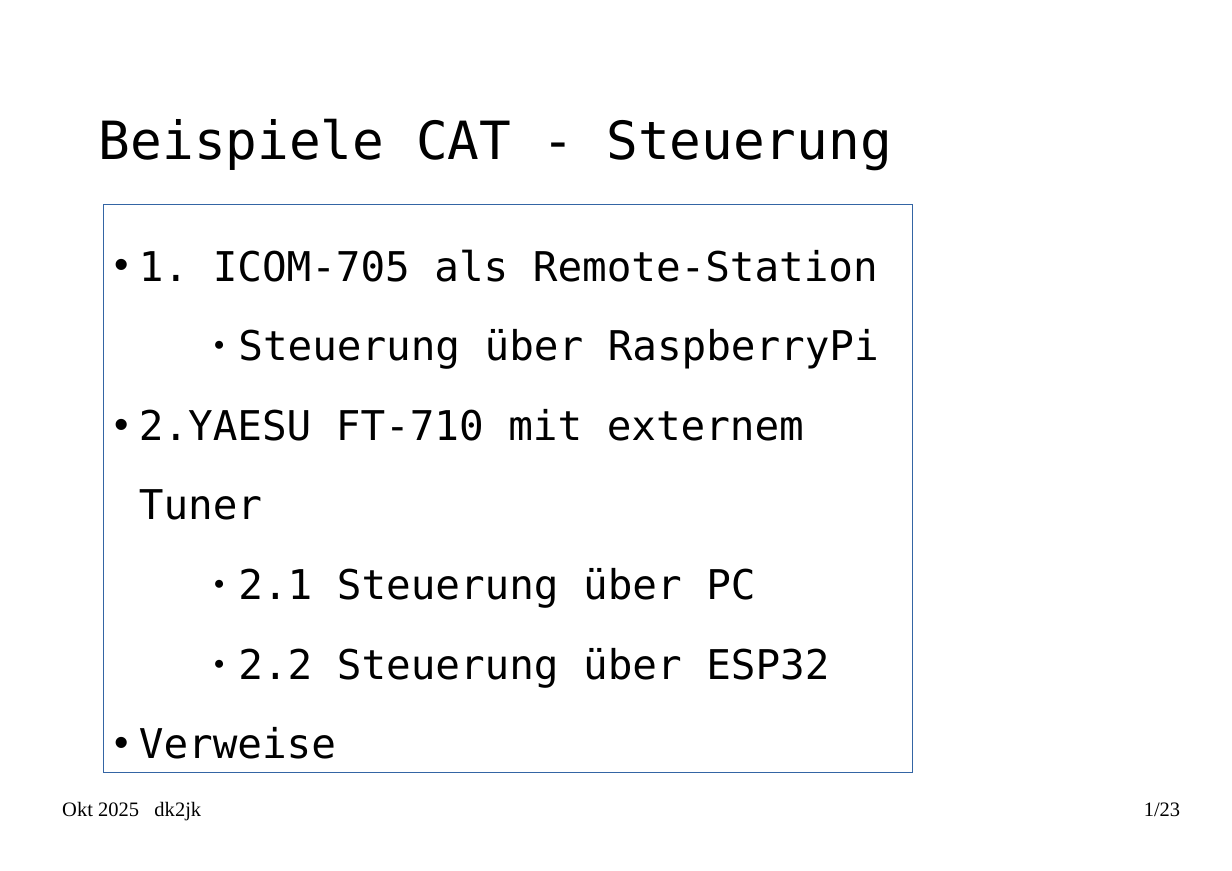
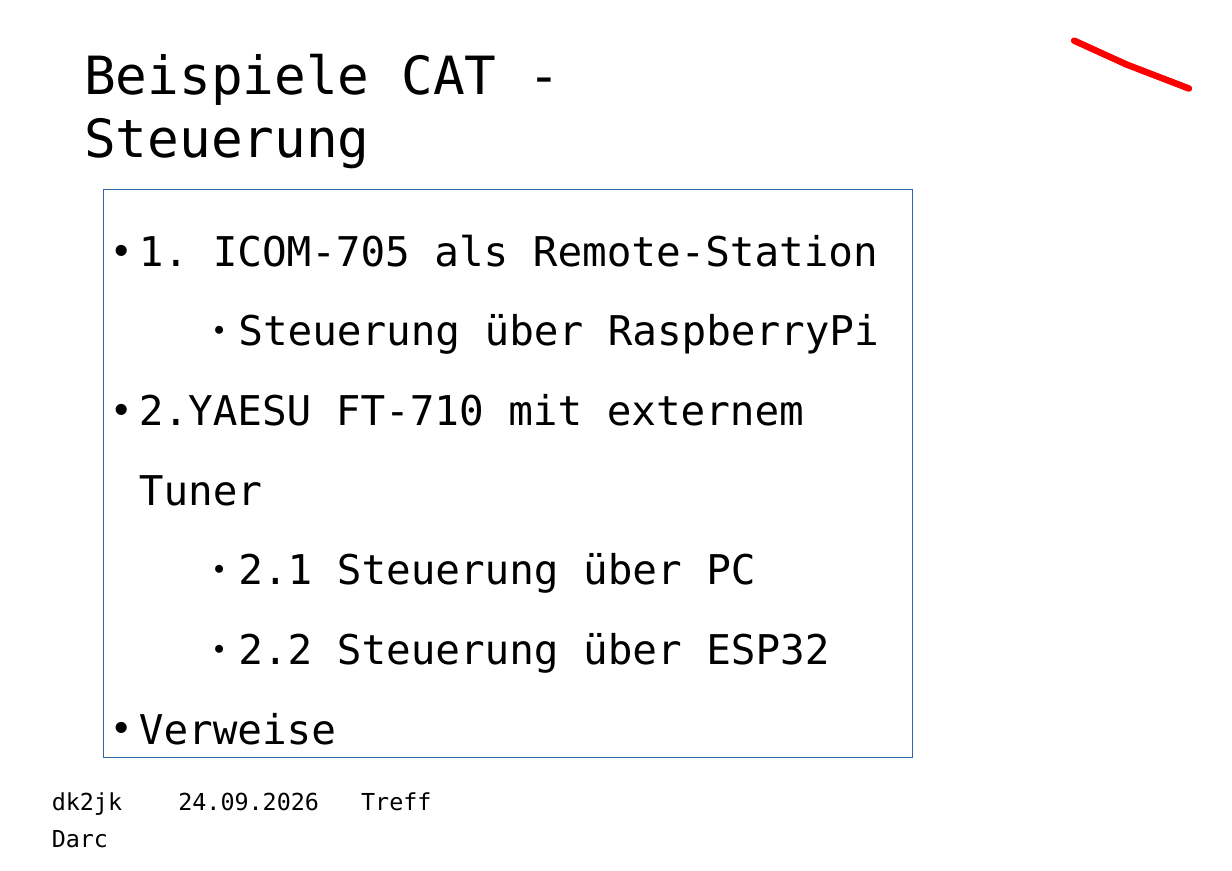
Before and after one commit to dk2jk/CAT--Control, a slide deck: slide 1 of Beispiele-CAT-Steuerung.odp. Drawn at 1232x871 pixels with LibreOffice and Linux fonts; fonts in the diff are those of the drawing; background and template pictures are left out. Boxes give left, top, right and bottom in pixels: in the first picture for what was removed or moved away, otherwise in the second. Text is boxed around its words. In the diff, an @@ line names an element or a change of style, - is before the commit and + after.

```diff
--- a/Beispiele-CAT-Steuerung.odp
+++ b/Beispiele-CAT-Steuerung.odp
@@ title "Beispiele CAT - Steuerung": place and size @@
-title "Beispiele CAT - Steuerung" at [99, 118, 891, 170]
+title "Beispiele CAT - Steuerung" at [84, 53, 496, 167]
@@ title "Beispiele CAT - Steuerung" at [84, 53, 496, 167]: vertical alignment middle to top @@
@@ line added from (1074, 41) to (1127, 64), #FF0000 4.25 pt @@
@@ freeform shape added at [1074, 41, 1189, 89], outline #FF0000 4.25 pt @@
@@ line added from (1127, 64) to (1189, 89), #FF0000 4.25 pt @@
@@ rectangle "1. ICOM-705 als Remote-Station": place and size @@
-rectangle "1. ICOM-705 als Remote-Station" at [103, 204, 913, 773]
+rectangle "1. ICOM-705 als Remote-Station" at [103, 190, 913, 758]
@@ text added at [52, 792, 431, 815], 16 pt, text #000000 @@
+dk2jk 24.09.2026 Treff Darc
@@ text removed at [62, 801, 201, 821] @@
-Okt 2025 dk2jk
@@ page number removed at [1144, 802, 1180, 817] @@
-1/23
```
Also in this commit, not shown: 20 other slides changed, 4 slides added, 2 slides removed, 2 other files.
